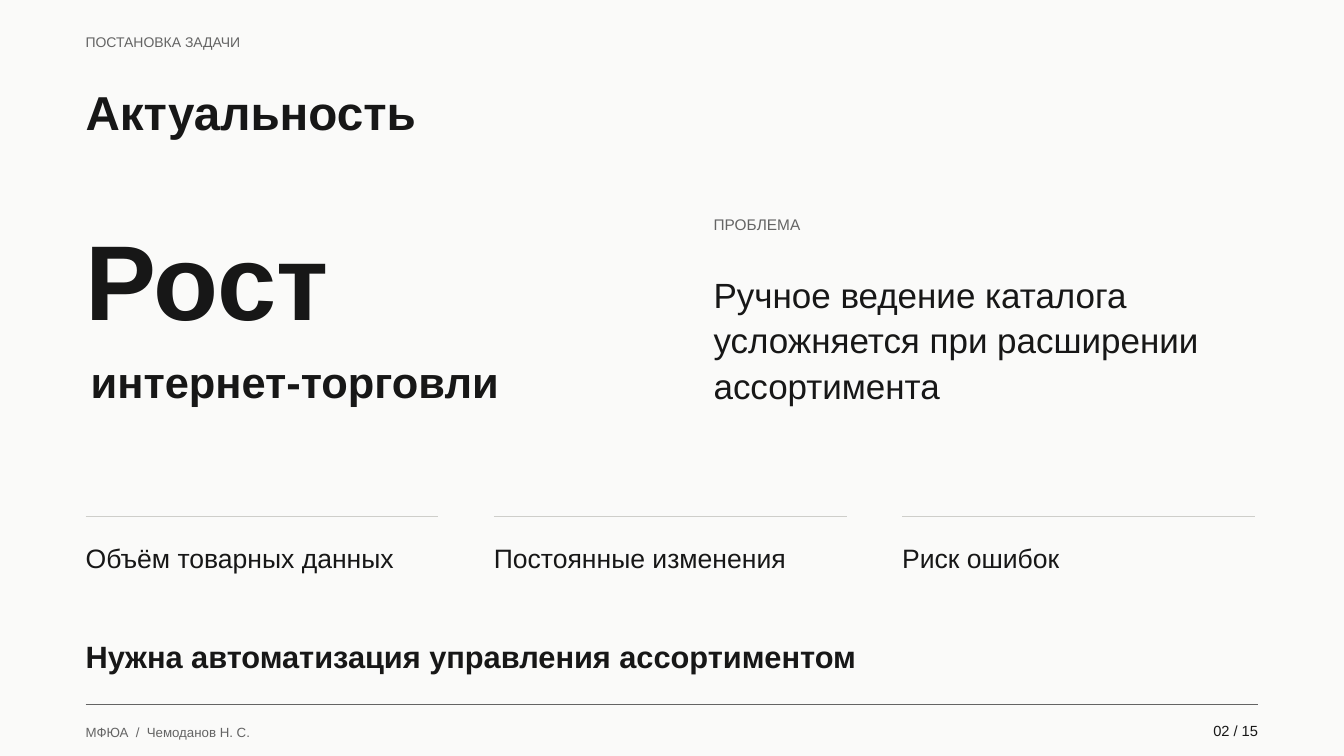
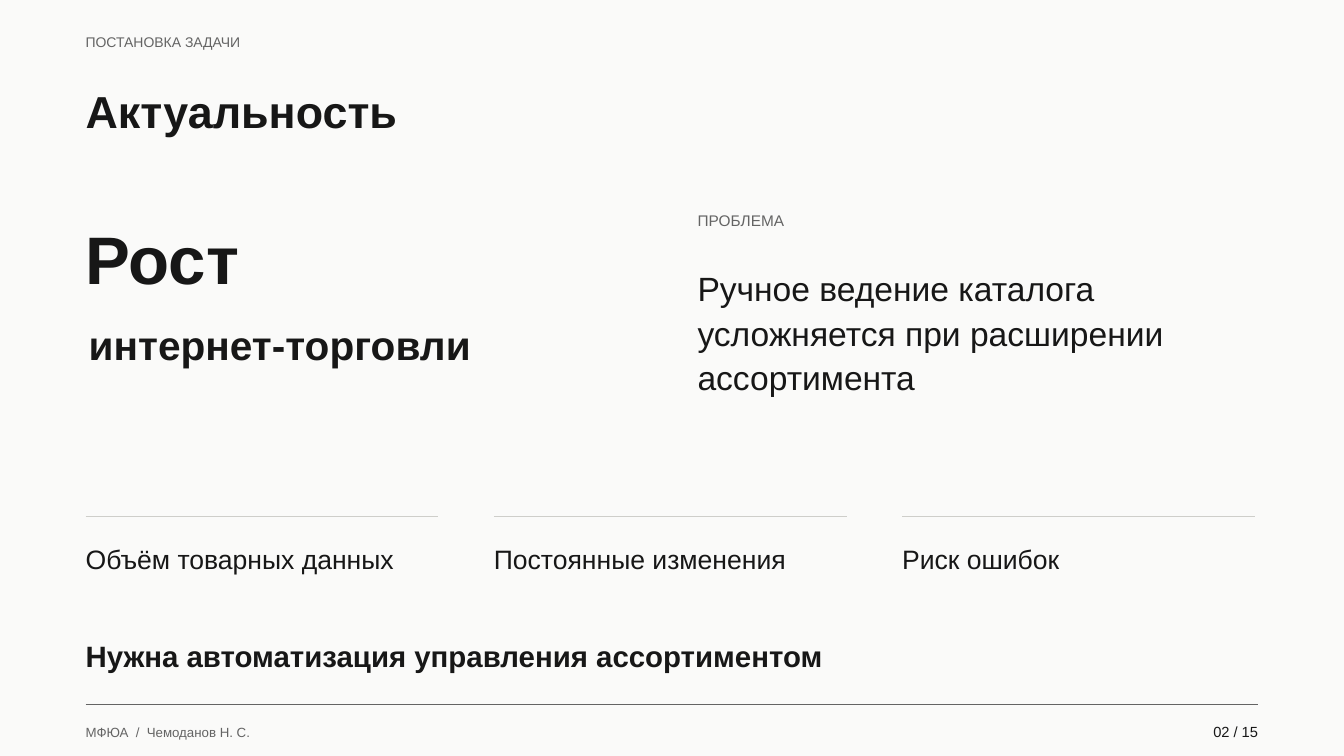
Before and after one commit to Koryza/kyyyyyrsach, a slide deck: slide 2 of docs/defense/catalog_defense.pptx. Drawn at 1344x756 pixels with LibreOffice and Linux fonts; fonts in the diff are those of the drawing. Boxes give left, top, right and bottom in pixels: in the first picture for what was removed or moved away, otherwise in the second. Text is boxed around its words. In the diff, an @@ line names an element or a change of style, - is before the commit and + after.

```diff
--- a/docs/defense/catalog_defense.pptx
+++ b/docs/defense/catalog_defense.pptx
@@ text "Актуальность" at (x1=86, y1=97, x2=397, y2=137): size 34 to 32 pt; line spacing 1.08 to 1.1 @@
@@ text "Рост" at (x1=86, y1=237, x2=240, y2=285): size 76 to 48 pt; line spacing 1.08 to 1.1 @@
@@ text "ПРОБЛЕМА" moved from (x1=714, y1=219, x2=801, y2=230) to (x1=698, y1=215, x2=785, y2=226) @@
@@ text "ПРОБЛЕМА" at (x1=698, y1=215, x2=785, y2=226): line spacing 1.08 to 1.1 @@
@@ text "Ручное ведение каталога усложняется при ..." moved from (x1=714, y1=284, x2=1198, y2=405) to (x1=698, y1=278, x2=1163, y2=397) @@
@@ text "Ручное ведение каталога усложняется при ..." at (x1=698, y1=278, x2=1163, y2=397): size 25 to 24 pt; line spacing 1.08 to 1.1 @@
@@ text "интернет-торговли" moved from (x1=91, y1=374, x2=499, y2=406) to (x1=89, y1=338, x2=471, y2=368) @@
@@ text "интернет-торговли" at (x1=89, y1=338, x2=471, y2=368): size 31 to 29 pt; line spacing 1.08 to 1.1 @@
@@ text "Нужна автоматизация управления ассортиментом" at (x1=86, y1=646, x2=822, y2=673): size 22 to 21 pt; line spacing 1.08 to 1.1 @@
```
Also in this commit, not shown: 14 other slides changed, 7 other files.
